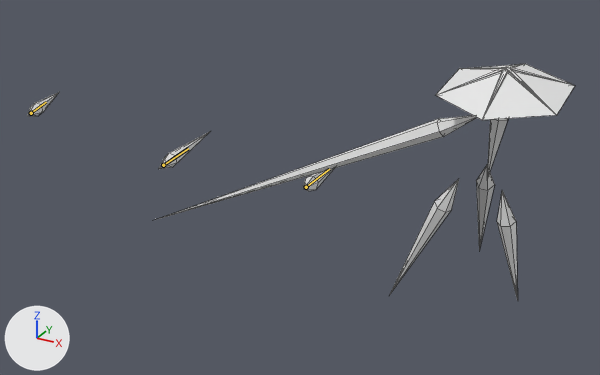
Renders of the Blender file Enemies/ClarityDressShards.blend from each side of a commit.
Both versions are drawn from a 50 mm camera at (21.3, -79.5, 37.3) aimed at (-26.3, 7.0, -5.9). Lighting does not change. The marker at lower left points along +X, +Y and +Z. The picture after the commit comes second. Both versions are drawn at frame 300 of the action 'TripleShardSemicircleSequence1'; the numbers are the values there. The bones that change are drawn over the model as lines. Mesh edges are drawn as thin lines.

In view in the first picture: 'Arm', 'BackLeft', 'BackRight', 'Center', 'FrontLeft', 'FrontRight', 'Hat', 'MiddleLeft', 'MiddleRight'.
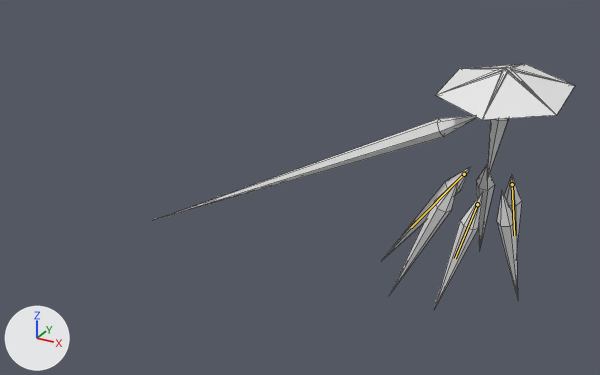
Where the change shows, as pixel boxes (x1, y1, x2, y2) in the pictures (600 x 375 px):
'FrontRight', posed (56% wider, 368% taller): before (28, 92, 59, 116); after (434, 192, 483, 308)
'BackRight', posed: before (303, 169, 333, 191); after (382, 166, 472, 260)
'MiddleLeft', posed: before (159, 132, 209, 169); after (505, 175, 522, 245)
bone 'Middle.L', root to tip: before (163, 165) to (188, 148); after (512, 184) to (514, 235)
bone 'Front.R', root to tip: before (31, 113) to (46, 102); after (477, 204) to (455, 258)
bone 'Back.R', root to tip: before (306, 187) to (329, 169); after (464, 174) to (411, 227)

Edits to the bpy script that builds the scene:
```text
Change bone_middle_l:
    where bone_middle_l = bpy.data.objects['Armature'].pose.bones['Middle.L']
    bone_middle_l.location: (47.03, -7.34, -1.04) -> (1.23, -0.38, -2.07)
    bone_middle_l.rotation_quaternion: (0.341, -0.207, 0.447, -0.505) -> (0.925, -0.253, -0.275, -0.063)  # degrees (-78, 9, -119) -> degrees (-31, -33, 2)
Change bone_front_r:
    where bone_front_r = bpy.data.objects['Armature'].pose.bones['Front.R']
    bone_front_r.location: (61.22, 17.82, -7.23) -> (-1.47, 0.49, 0.15)
    bone_front_r.rotation_quaternion: (0.47, -0.314, 0.299, -0.481) -> (0.925, -0.069, -0.371, 0.033)  # degrees (-66, -2, -90) -> degrees (-12, -43, 9)
Change bone_back_r:
    where bone_back_r = bpy.data.objects['Armature'].pose.bones['Back.R']
    bone_back_r.location: (19.35, 10.24, 3.29) -> (1.7, -0.77, 1.33)
    bone_back_r.rotation_quaternion: (0.83, -0.468, -0.036, -0.076) -> (0.925, -0.072, -0.335, -0.161)  # degrees (-58, -8, -6) -> degrees (-2, -40, -19)
```
